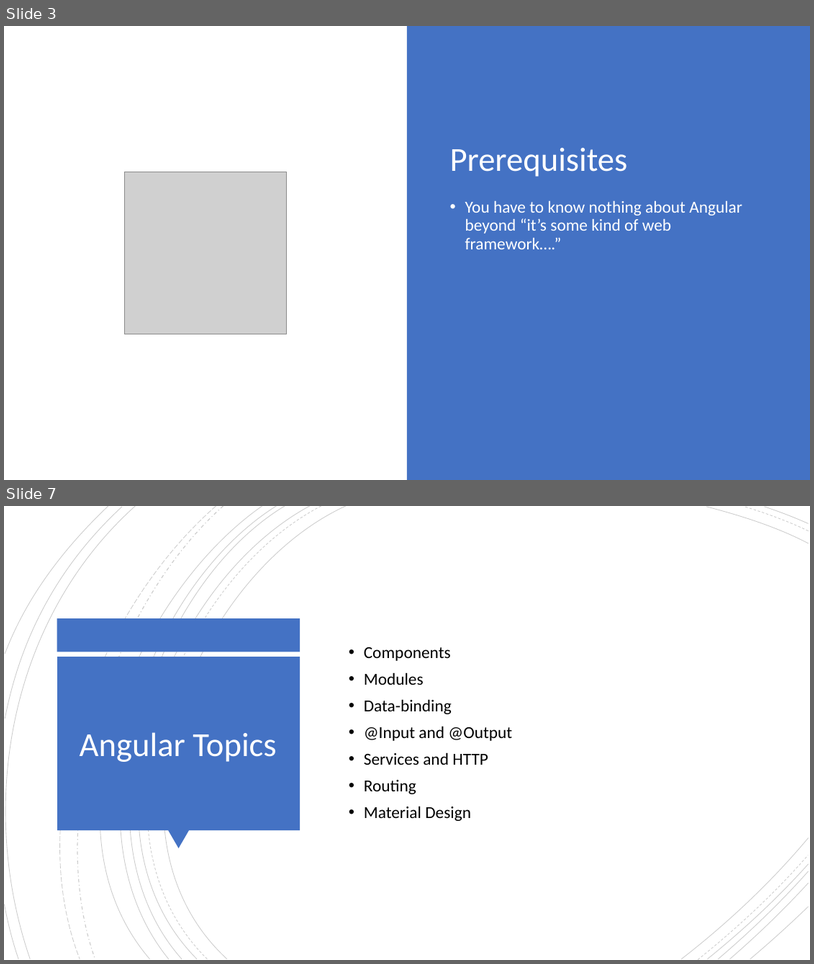
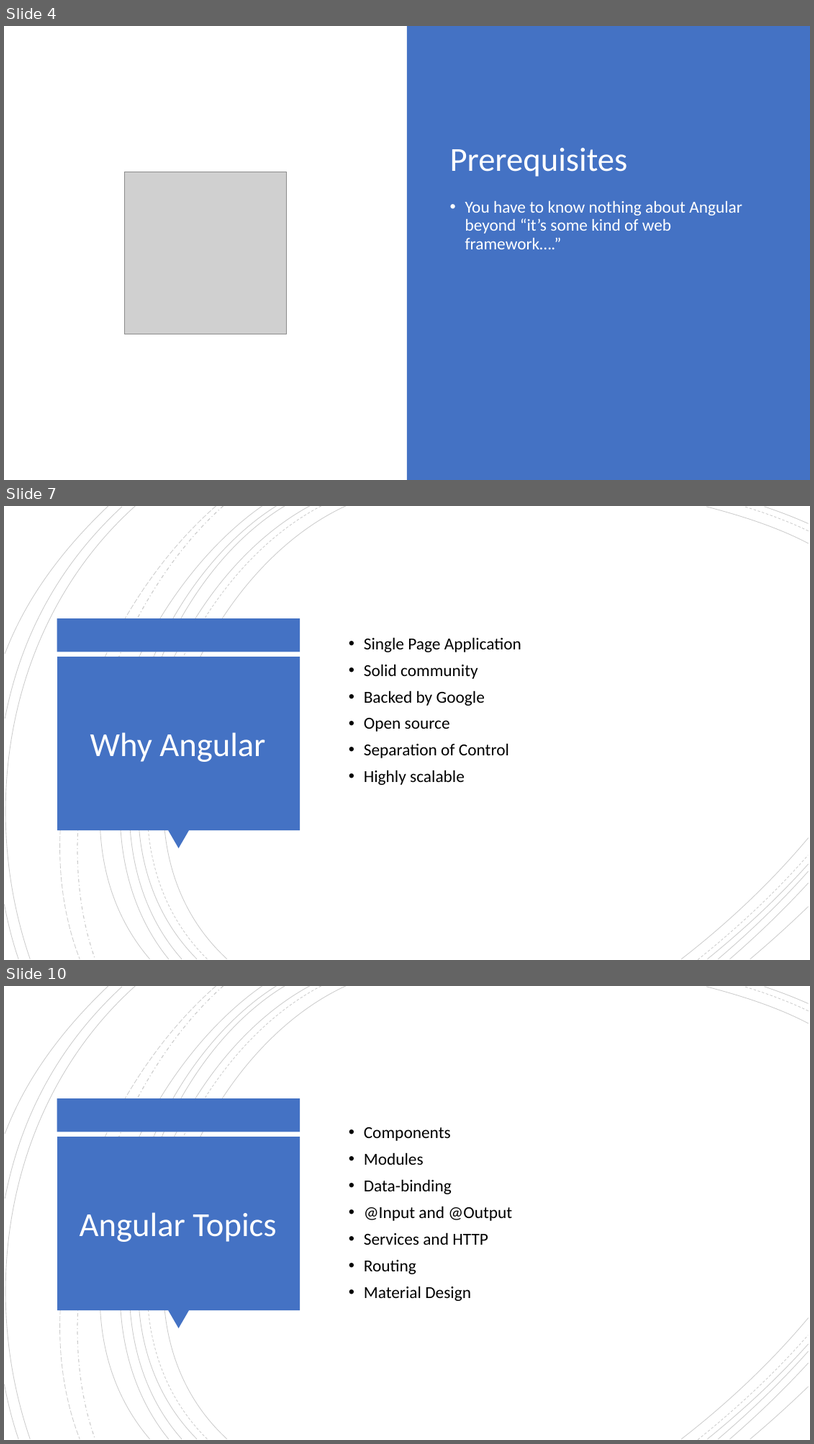
Before and after one commit to NickHodges/AngularToDo, a slide deck: slides/Angular101.pptx. Shown one above the other, each under a label of ours: slides 3 and 7 before the commit, slides 4, 7 and 10 after it; the slides between them are not shown. The pictures are 814x964 and 814x1444 pixels, drawn with LibreOffice and Linux fonts; fonts in the diff are those of the drawing; grey boxes stand for pictures. Boxes give left, top, right and bottom in pixels: in the first picture for what was removed or moved away, otherwise in the second. Text is boxed around its words. In the diff, an @@ line names an element or a change of style, - is before the commit and + after.

```diff
--- a/slides/Angular101.pptx
+++ b/slides/Angular101.pptx
@@ slide 7 added at [4,506,810,960], background #FFFFFF @@
@@ group added at [4,506,809,960]: 21 freeform shapes @@
@@ rectangle added at [57,618,301,651], fill #4472C4 @@
@@ rectangle added at [57,656,300,830], fill #4472C4 @@
@@ text added at [364,637,522,785], 20 pt, text #000000 @@
+• Single Page Application
+• Solid community
+• Backed by Google
+• Open source
+• Separation of Control
+• Highly scalable
@@ title added at [90,732,265,762], 40 pt, text #FFFFFF @@
+Why Angular
@@ triangle added at [168,830,189,849], fill #4472C4 @@
@@ what was slide 3 is now slide 4 @@
@@ what was slide 7 is now slide 10 @@
```
Also in this commit, not shown: 8 slides changed, 2 other slides added.
